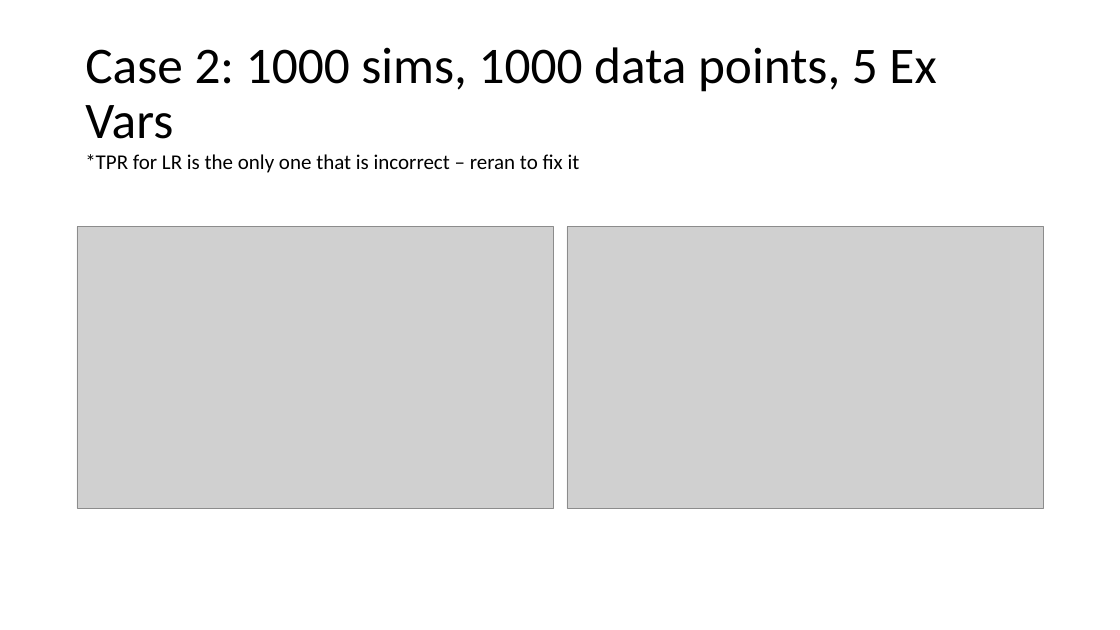
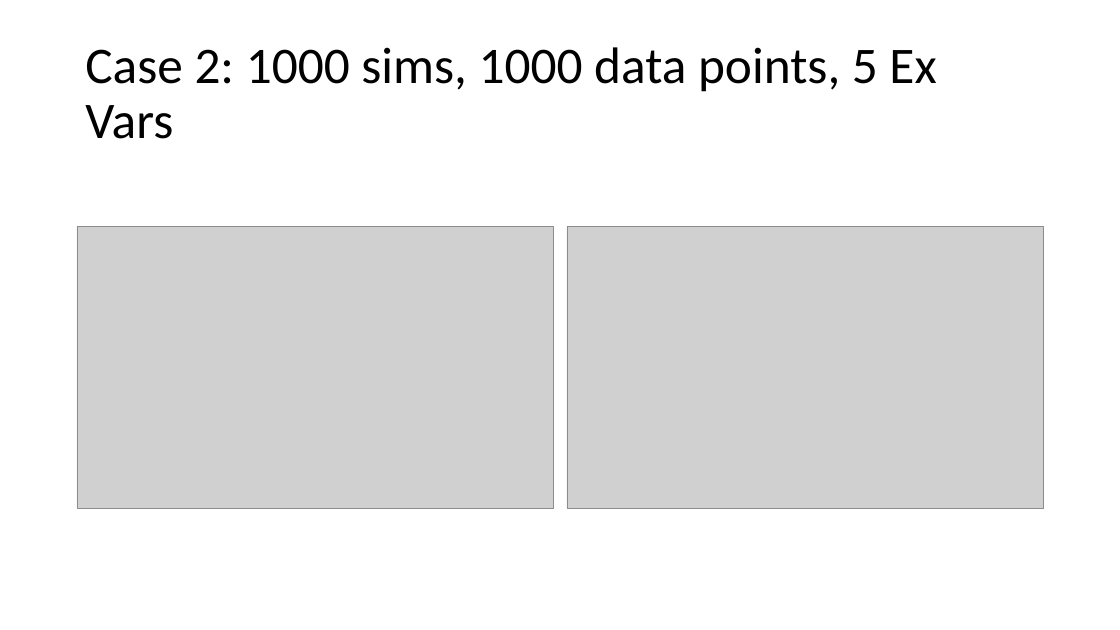
Before and after one commit to Tsmith5151/Capstone, a slide deck: slide 16 of GUI/Version4/Results_KK2.pptx (slide 8 before the commit). Drawn at 1120x630 pixels with LibreOffice and Linux fonts; fonts in the diff are those of the drawing; grey boxes stand for pictures. Boxes give left, top, right and bottom in pixels: in the first picture for what was removed or moved away, otherwise in the second. Text is boxed around its words. In the diff, an @@ line names an element or a change of style, - is before the commit and + after.

```diff
--- a/GUI/Version4/Results_KK2.pptx
+++ b/GUI/Version4/Results_KK2.pptx
@@ text removed at [85, 154, 580, 173] @@
-*TPR for LR is the only one that is incorrect – reran to fix it
```
Also in this commit, not shown: 8 other slides changed, 12 slides added.
